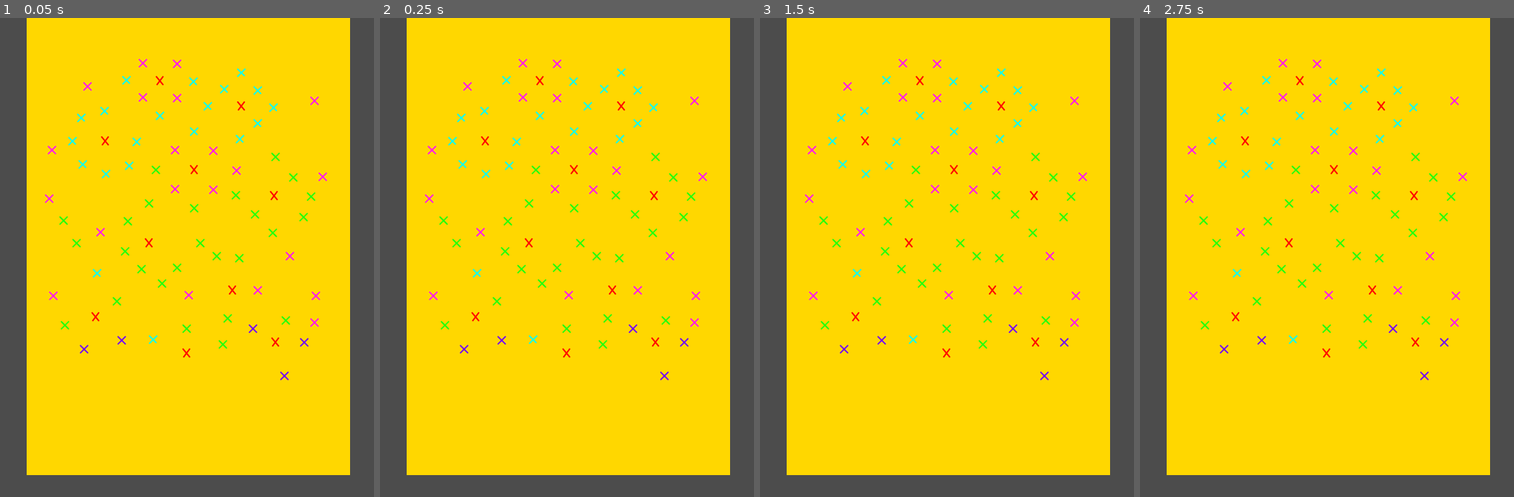
Above: before the commit, frames 1-4 (left to right).
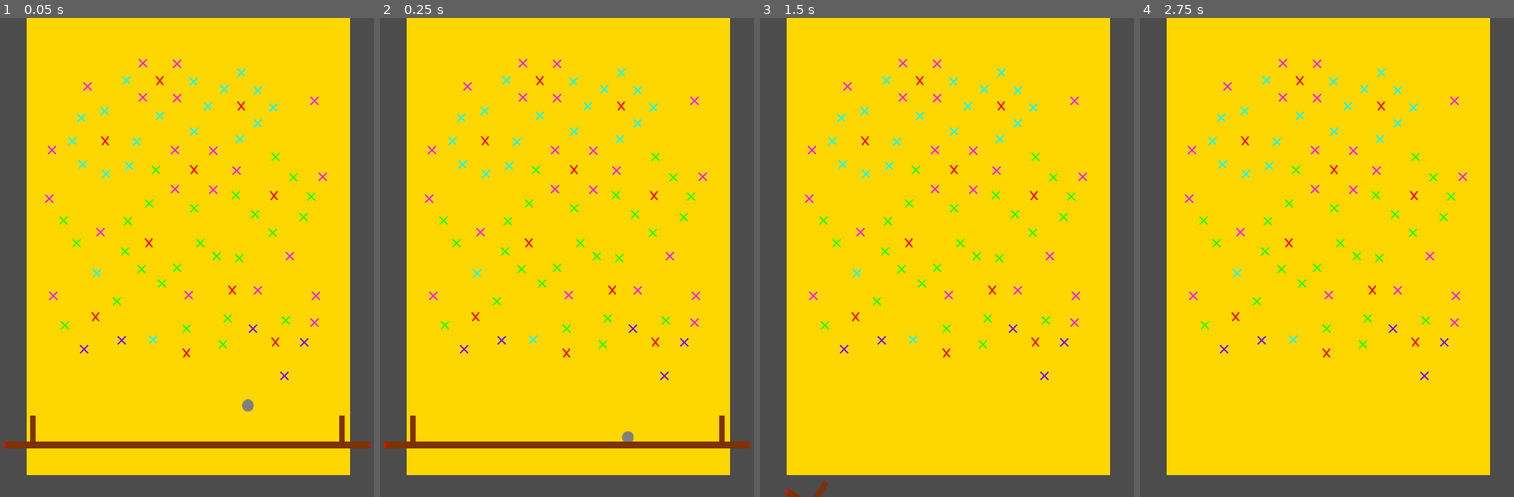
Above: after the commit, the same moments.

Repository: mdjp/IceColdBaume
Game: Godot game, scene res://src/Levels/sandbox.tscn
The game is run twice, just before and just after one commit, with the same random seed, the same clock (stepped at 60 frames per second) and the same inputs. Before the commit the project has no main scene; this scene is started directly in both runs.
Inputs:
- Up to frame 1 (0.05 s): no input
- Up to frame 2 (0.25 s): no input
- Up to frame 3 (1.5 s): tap Enter at 0.5 s; hold Down (right_side_down) 0.53-1.28 s; hold S (left_side_down) from 1.28 s (still down)
- Up to frame 4 (2.75 s): tap Space at 2 s; release S (left_side_down) at 2.03 s; hold Down (right_side_down) from 2.03 s (still down)

The runs differ from the first frame. In frame 1, 1.6% of the frame differs, in the area x 1-99%, y 79-90%; in frame 2, 1.6%; in frame 3, 0.1%; in frame 4, nothing differs.

Commit message:
feat: basic game without holes
Added beam object
Added ball object
Added script to move the beam correctly

Diff:
--- a/Game/project.godot
+++ b/Game/project.godot
@@ -16,6 +16,7 @@
 [application]
 
 config/name="Game"
+run/main_scene="res://src/Levels/sandbox.tscn"
 config/icon="res://icon.png"
 
 [display]
--- /dev/null
+++ b/Game/src/Actors/Ball.tscn
@@ -0,0 +1,24 @@
+[gd_scene load_steps=4 format=2]
+
+[ext_resource path="res://Assets/PlayerItems/MetalBall.png" type="Texture" id=1]
+
+[sub_resource type="PhysicsMaterial" id=1]
+bounce = 1.0
+absorbent = true
+
+[sub_resource type="CircleShape2D" id=2]
+radius = 9.38886
+
+[node name="Ball" type="RigidBody2D"]
+z_index = 1
+physics_material_override = SubResource( 1 )
+gravity_scale = 20.0
+__meta__ = {
+"_edit_group_": true
+}
+
+[node name="Sprite" type="Sprite" parent="."]
+texture = ExtResource( 1 )
+
+[node name="CollisionShape2D" type="CollisionShape2D" parent="."]
+shape = SubResource( 2 )
--- /dev/null
+++ b/Game/src/Actors/Beam.gd
@@ -0,0 +1,70 @@
+extends RigidBody2D
+
+export (int) var engine_thrust
+export (int) var spin_thrust
+
+var thrust = Vector2()
+var right_rotation_dir = 0
+var left_rotation_dir = 0
+var screensize
+var beamsize
+const angle = PI/40
+
+
+func _ready():
+	screensize = get_viewport().get_visible_rect().size
+	beamsize = $Sprite.texture.get_size().x * $Sprite.scale.x * 5.6
+
+
+func _process(delta):
+	get_input()
+
+
+func _integrate_forces(state):
+	linear_velocity.x = 0
+
+	if right_rotation_dir == left_rotation_dir:
+		linear_velocity.y = right_rotation_dir * engine_thrust
+		angular_velocity = 0
+	else:
+		var dir = right_rotation_dir - left_rotation_dir
+		if _can_rotate(dir):
+			var temp = - 1 if left_rotation_dir != 0 else 1
+			linear_velocity.y = dir * beamsize * sin(temp * angle)
+			angular_velocity = dir * spin_thrust * cos(angle)
+		else:
+			linear_velocity.y = 0
+			angular_velocity = 0
+
+
+func get_input():
+	right_rotation_dir = 0
+	if Input.is_action_pressed("right_side_up"):
+		right_rotation_dir -= 1
+	if Input.is_action_pressed("right_side_down"):
+		right_rotation_dir += 1
+
+	left_rotation_dir = 0
+	if Input.is_action_pressed("left_side_up"):
+		left_rotation_dir -= 1
+	if Input.is_action_pressed("left_side_down"):
+		left_rotation_dir += 1
+
+
+func _can_rotate(direction):
+	# need to be position relative to screen
+	var left = $Sprite/LeftSide.global_position
+	var right = $Sprite/RightSide.global_position
+
+	var x = right.x - left.x
+	var y = right.y - left.y
+
+	if y == 0:
+		return true
+	elif abs(x) <= abs(y):
+		if y < 0:
+			return sign(x) == sign(direction)
+		else:
+			return sign(x) != sign(direction)
+	else:
+		return abs(x) > abs(y)
--- /dev/null
+++ b/Game/src/Actors/Beam.tscn
@@ -0,0 +1,26 @@
+[gd_scene load_steps=3 format=2]
+
+[ext_resource path="res://src/Actors/Beam.gd" type="Script" id=1]
+[ext_resource path="res://Assets/PlayerItems/Flattened - MetalBar.png" type="Texture" id=2]
+
+[node name="Beam" type="RigidBody2D"]
+z_index = 1
+mode = 2
+mass = 1000.0
+gravity_scale = 0.0
+script = ExtResource( 1 )
+engine_thrust = 50
+spin_thrust = 1
+
+[node name="CollisionPolygon2D" type="CollisionPolygon2D" parent="."]
+build_mode = 1
+polygon = PoolVector2Array( -267.583, 13.7979, -229.385, 13.9454, -229.385, -23.9414, -221.529, -23.9414, -221.529, 14.0448, 222.587, 13.9454, 222.587, -23.9414, 230.642, -23.9414, 230.642, 14.1442, 267.434, 14.1442, 267.434, 23.8894, -267.583, 24.045 )
+
+[node name="Sprite" type="Sprite" parent="."]
+texture = ExtResource( 2 )
+
+[node name="LeftSide" type="Position2D" parent="Sprite"]
+position = Vector2( -226, 19 )
+
+[node name="RightSide" type="Position2D" parent="Sprite"]
+position = Vector2( 226, 19 )
--- a/Game/src/Levels/sandbox.tscn
+++ b/Game/src/Levels/sandbox.tscn
@@ -1,6 +1,8 @@
-[gd_scene load_steps=2 format=2]
+[gd_scene load_steps=4 format=2]
 
 [ext_resource path="res://Assets/Background.tscn" type="PackedScene" id=1]
+[ext_resource path="res://src/Actors/Ball.tscn" type="PackedScene" id=2]
+[ext_resource path="res://src/Actors/Beam.tscn" type="PackedScene" id=3]
 
 [node name="sandbox" type="Node2D"]
 
@@ -8,6 +10,8 @@
 
 [node name="Holes" type="Node" parent="."]
 
-[node name="Ball" type="Node" parent="."]
+[node name="Ball" parent="." instance=ExtResource( 2 )]
+position = Vector2( 387.707, 564.759 )
 
-[node name="Beam" type="Node" parent="."]
+[node name="Beam" parent="." instance=ExtResource( 3 )]
+position = Vector2( 298.629, 604.986 )
